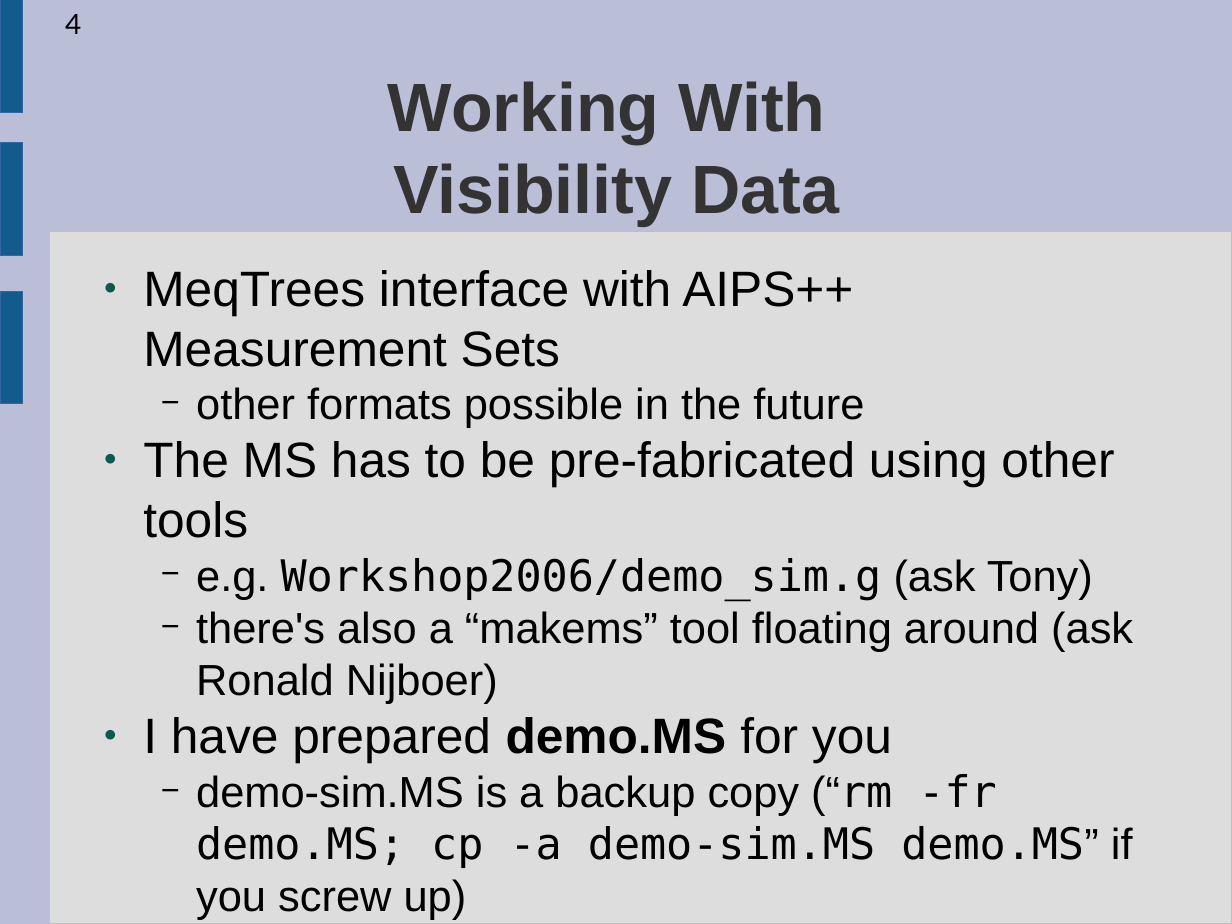
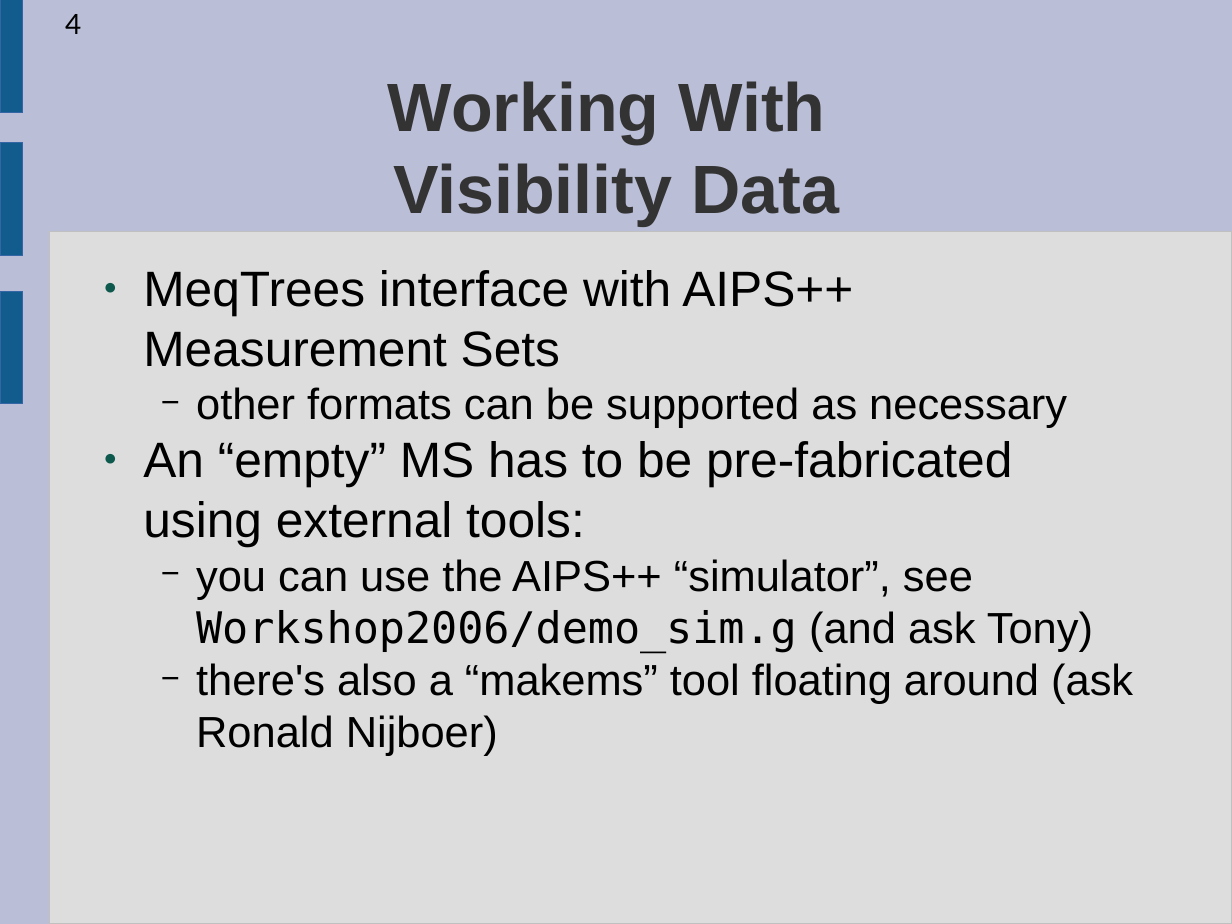
Before and after one commit to ratt-ru/meqtrees-timba, a slide deck: slide 4 of doc/Courses/Workshop2006-Presentations/WorkingWithMSs.odp. Drawn at 1232x924 pixels with LibreOffice and Linux fonts; fonts in the diff are those of the drawing. Boxes give left, top, right and bottom in pixels: in the first picture for what was removed or moved away, otherwise in the second. Text is boxed around its words. In the diff, an @@ line names an element or a change of style, - is before the commit and + after.

```diff
--- a/doc/Courses/Workshop2006-Presentations/WorkingWithMSs.odp
+++ b/doc/Courses/Workshop2006-Presentations/WorkingWithMSs.odp
@@ text at <box>143,387,1093,653</box>: text changed @@
-  − other formats possible in the future
-● The MS has to be pre-fabricated using other tools
-  − e.g. Workshop2006/demo_sim.g (ask Tony)
+  − other formats can be supported as necessary
+● An “empty” MS has to be pre-fabricated using external tools:
+  − you can use the AIPS++ “simulator”, see Workshop2006/demo_sim.g (and ask Tony)
@@ text at <box>143,717,1133,920</box>: paragraphs removed @@
-● I have prepared demo.MS for you
-  − demo-sim.MS is a backup copy (“rm -fr demo.MS; cp -a demo-sim.MS demo.MS” if you screw up)
```
Also in this commit, not shown: 3 other slides changed, 1 other file.
